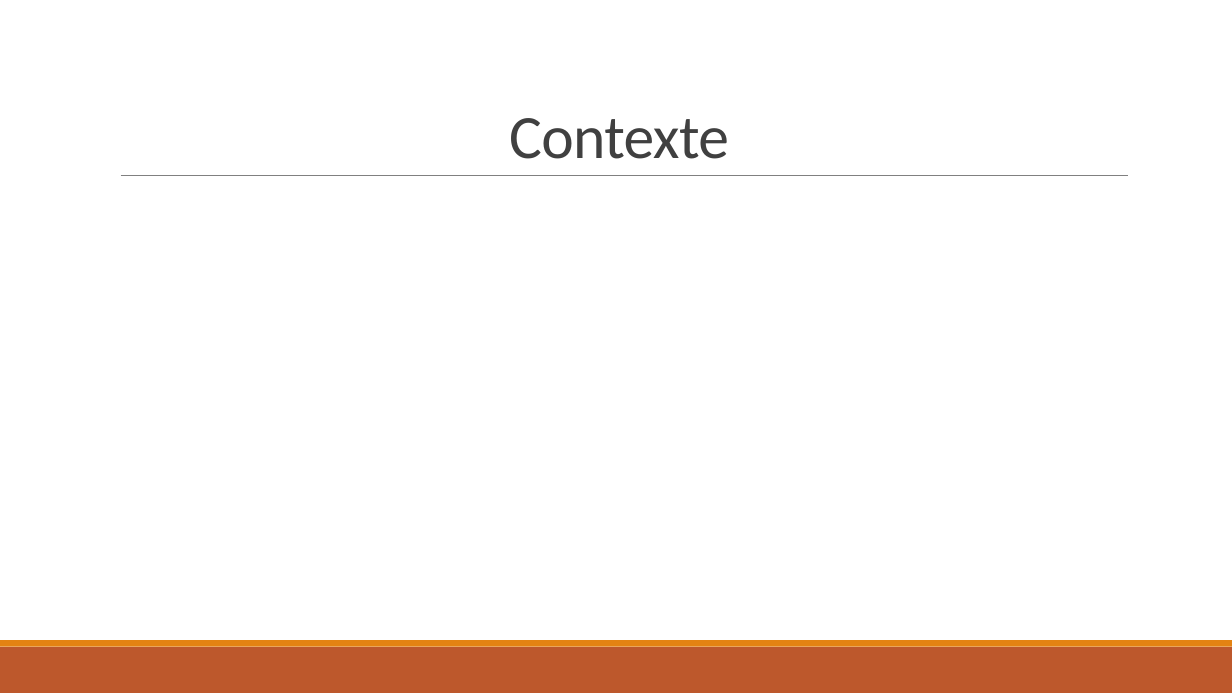
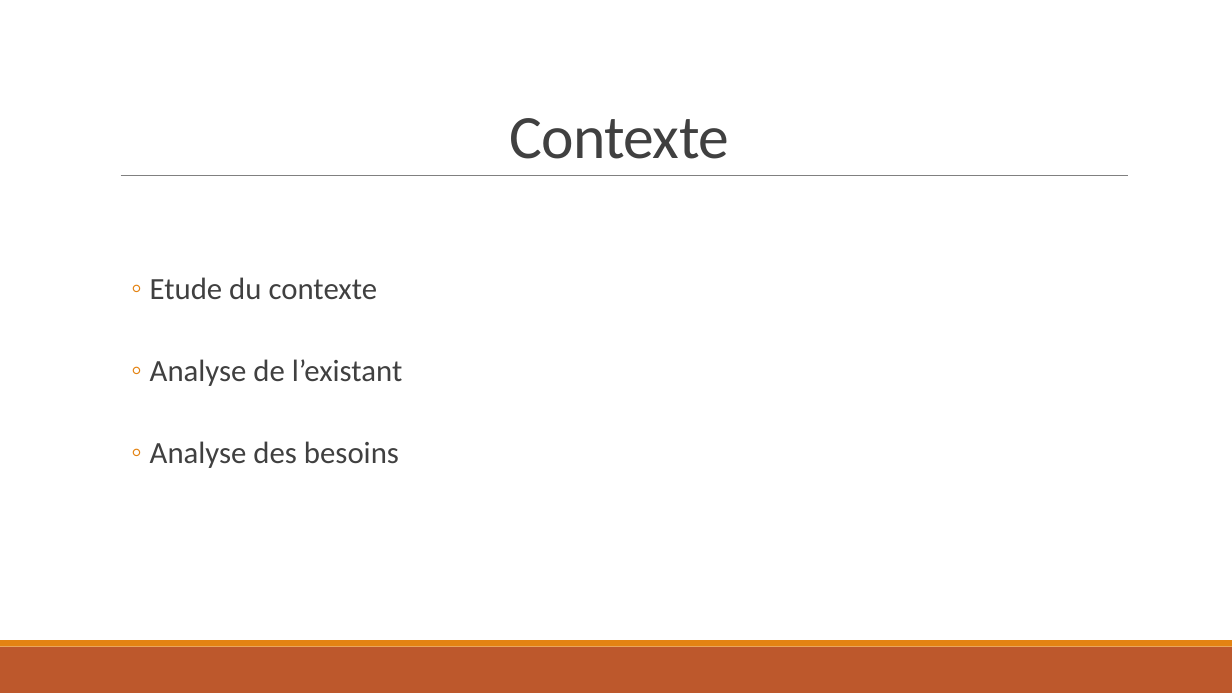
Before and after one commit to Orionde/Mew-Project, a slide deck: slide 3 of blabla/Rendu/Projet Booker it2 - V1.pptx. Drawn at 1232x693 pixels with LibreOffice and Linux fonts; fonts in the diff are those of the drawing. Boxes give left, top, right and bottom in pixels: in the first picture for what was removed or moved away, otherwise in the second. Text is boxed around its words. In the diff, an @@ line names an element or a change of style, - is before the commit and + after.

Commit message:
PowerPoint V4

```diff
--- a/blabla/Rendu/Projet Booker it2 - V1.pptx
+++ b/blabla/Rendu/Projet Booker it2 - V1.pptx
@@ text added at box(150, 277, 402, 468), 24 pt, text #404040 @@
+  ◦ Etude du contexte
+  ◦ Analyse de l’existant
+  ◦ Analyse des besoins
```
